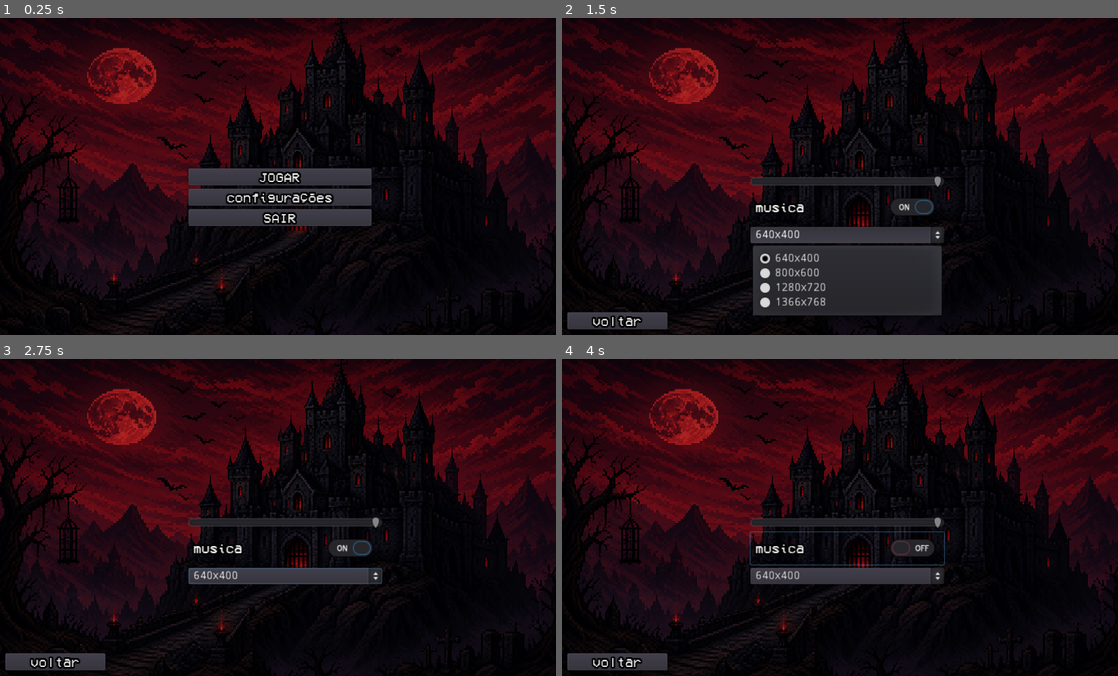
Above: before the commit, frames 1-4 (two rows, left to right).
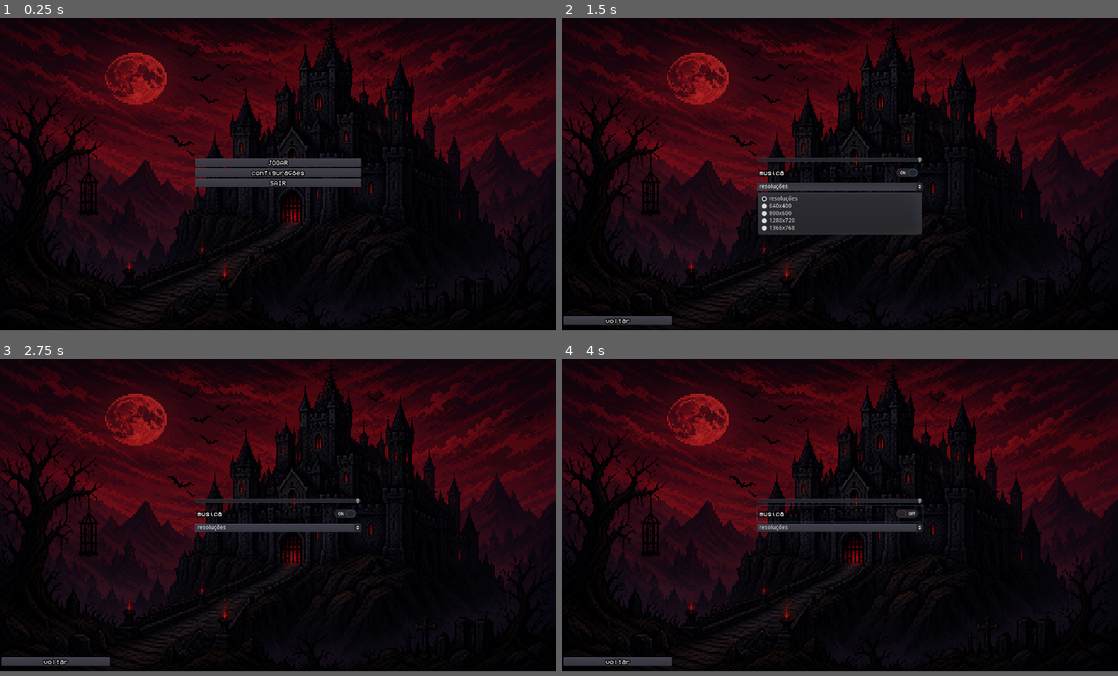
Above: after the commit, the same moments.

Repository: josepimenta545-bit/beyond-death
Game: Godot game, scene res://cenas/menu.tscn
The game is run twice, just before and just after one commit, with the same random seed, the same clock (stepped at 60 frames per second) and the same inputs.
Inputs (mouse positions are in pixels of both pictures, inside the frame that each line leads up to):
- Up to frame 1 (0.25 s): no input
- Up to frame 2 (1.5 s): click "configurações" at 0.5 s; click "640x400" (after the commit: "resoluções") at 1.25 s
- Up to frame 3 (2.75 s): click "voltar" at 2 s
- Up to frame 4 (4 s): click "musica" at 2.75 s; move the mouse to (962, 501) at 3.52 s; hold D (direita) from 3.53 s (still down); click (962, 501) at 3.67 s
In our replay, the window is 800x456 before the commit and 800x449 after it. These sizes can differ from the game's own. Grey fills any space a smaller window leaves; there, only what the larger window draws over its background counts as a difference.

The runs differ from the first frame. In frame 1, 23% of the frame differs, in the area x 0-100%, y 0-100%; in frame 2, 32%; in frame 3, 24%; in frame 4, 24%.

Commit message:
fiz umas coisinhas
basicamente organizei os scripts, exclui alguns arquivos antigos, criei uma animação de hit pro inimigo e arrumei a resolução dos menus

Diff:
--- a/cenas/configurações.tscn
+++ b/cenas/configurações.tscn
@@ -19,14 +19,13 @@
 font_data = ExtResource( 1 )
 
 [node name="configurações" type="Control"]
-anchor_left = 0.5
-anchor_top = 0.5
-anchor_right = 0.5
-anchor_bottom = 0.5
-margin_left = -683.0
-margin_top = -390.0
-margin_right = 683.0
-margin_bottom = 390.0
+anchor_top = -0.008
+anchor_right = 1.0
+anchor_bottom = 1.008
+margin_left = -1.0
+margin_top = 5.644
+margin_right = 1.0
+margin_bottom = -5.64404
 rect_pivot_offset = Vector2( -209, -73 )
 script = ExtResource( 2 )
 
@@ -35,46 +34,43 @@
 anchor_top = 0.5
 anchor_right = 0.5
 anchor_bottom = 0.5
-margin_left = -300.0
-margin_top = -94.0
-margin_right = -62.0
-margin_bottom = 6.0
+margin_left = -204.0
+margin_top = -66.5
+margin_right = 204.0
+margin_bottom = 66.5
 alignment = 1
 
 [node name="volume" type="HSlider" parent="VBoxContainer"]
-margin_top = 8.0
-margin_right = 238.0
-margin_bottom = 24.0
+margin_top = 24.0
+margin_right = 408.0
+margin_bottom = 40.0
 max_value = 1.0
 step = 0.1
 value = 1.0
 
 [node name="CheckButton" type="CheckButton" parent="VBoxContainer"]
-margin_top = 28.0
-margin_right = 238.0
-margin_bottom = 68.0
+margin_top = 44.0
+margin_right = 408.0
+margin_bottom = 84.0
 custom_fonts/font = SubResource( 3 )
 pressed = true
 text = "musica"
 
 [node name="OptionButton" type="OptionButton" parent="VBoxContainer"]
-margin_top = 72.0
-margin_right = 238.0
-margin_bottom = 92.0
-
-[node name="Camera2D" type="Camera2D" parent="VBoxContainer"]
-position = Vector2( 110, 10 )
-current = true
-zoom = Vector2( 0.5, 0.5 )
+margin_top = 88.0
+margin_right = 408.0
+margin_bottom = 108.0
 
 [node name="VBoxContainer2" type="VBoxContainer" parent="."]
-margin_left = 158.0
-margin_top = 473.0
-margin_right = 281.0
-margin_bottom = 504.0
+anchor_top = 1.0
+anchor_bottom = 1.0
+margin_left = 5.0
+margin_top = -34.0
+margin_right = 271.0
+margin_bottom = -11.0
 
 [node name="voltar" type="Button" parent="VBoxContainer2"]
-margin_right = 123.0
+margin_right = 266.0
 margin_bottom = 21.0
 custom_fonts/font = SubResource( 1 )
 text = "voltar"
@@ -82,8 +78,8 @@
 [node name="background" type="Sprite" parent="."]
 modulate = Color( 0.713726, 0.705882, 0.713726, 1 )
 show_behind_parent = true
-position = Vector2( 495, 307.5 )
-scale = Vector2( 0.504235, 0.405273 )
+position = Vector2( 679.75, 382.625 )
+scale = Vector2( 0.89544, 0.754639 )
 texture = ExtResource( 3 )
 
 [connection signal="value_changed" from="VBoxContainer/volume" to="." method="_on_volume_value_changed"]
--- a/cenas/inimigo.tscn
+++ b/cenas/inimigo.tscn
@@ -1,9 +1,10 @@
-[gd_scene load_steps=29 format=2]
+[gd_scene load_steps=38 format=2]
 
 [ext_resource path="res://scripts/inimigo.gd" type="Script" id=1]
 [ext_resource path="res://sprites/personagens/IDLE.png" type="Texture" id=2]
 [ext_resource path="res://sprites/personagens/ATTACK 1.png" type="Texture" id=3]
 [ext_resource path="res://sprites/personagens/RUN.png" type="Texture" id=4]
+[ext_resource path="res://sprites/personagens/HURT.png" type="Texture" id=5]
 
 [sub_resource type="AtlasTexture" id=17]
 atlas = ExtResource( 4 )
@@ -61,6 +62,38 @@
 atlas = ExtResource( 3 )
 region = Rect2( 480, 0, 96, 84 )
 
+[sub_resource type="AtlasTexture" id=40]
+atlas = ExtResource( 5 )
+region = Rect2( 0, 0, 96, 84 )
+
+[sub_resource type="AtlasTexture" id=41]
+atlas = ExtResource( 5 )
+region = Rect2( 96, 0, 96, 84 )
+
+[sub_resource type="AtlasTexture" id=42]
+atlas = ExtResource( 5 )
+region = Rect2( 192, 0, 96, 84 )
+
+[sub_resource type="AtlasTexture" id=43]
+atlas = ExtResource( 5 )
+region = Rect2( 288, 0, 96, 84 )
+
+[sub_resource type="AtlasTexture" id=44]
+atlas = ExtResource( 5 )
+region = Rect2( 0, 0, 96, 84 )
+
+[sub_resource type="AtlasTexture" id=45]
+atlas = ExtResource( 5 )
+region = Rect2( 96, 0, 96, 84 )
+
+[sub_resource type="AtlasTexture" id=46]
+atlas = ExtResource( 5 )
+region = Rect2( 192, 0, 96, 84 )
+
+[sub_resource type="AtlasTexture" id=47]
+atlas = ExtResource( 5 )
+region = Rect2( 288, 0, 96, 84 )
+
 [sub_resource type="AtlasTexture" id=31]
 atlas = ExtResource( 2 )
 region = Rect2( 0, 0, 96, 84 )
@@ -101,6 +134,16 @@
 "name": "atacando",
 "speed": 12.0
 }, {
+"frames": [ SubResource( 40 ), SubResource( 41 ), SubResource( 42 ), SubResource( 43 ) ],
+"loop": true,
+"name": "machucado",
+"speed": 12.0
+}, {
+"frames": [ SubResource( 44 ), SubResource( 45 ), SubResource( 46 ), SubResource( 47 ) ],
+"loop": true,
+"name": "morrendo",
+"speed": 8.0
+}, {
 "frames": [ SubResource( 31 ), SubResource( 32 ), SubResource( 33 ), SubResource( 34 ), SubResource( 35 ), SubResource( 36 ), SubResource( 37 ) ],
 "loop": true,
 "name": "parado",
@@ -121,8 +164,8 @@
 [node name="AnimatedSprite" type="AnimatedSprite" parent="."]
 position = Vector2( -1, 3 )
 frames = SubResource( 15 )
-animation = "parado"
-playing = true
+animation = "morrendo"
+frame = 2
 
 [node name="CollisionShape2D" type="CollisionShape2D" parent="."]
 position = Vector2( -1, 7 )
@@ -144,5 +187,6 @@
 [node name="posicaoB" type="Position2D" parent="."]
 position = Vector2( 538, 57 )
 
+[connection signal="animation_finished" from="AnimatedSprite" to="." method="_on_AnimatedSprite_animation_finished"]
 [connection signal="body_entered" from="Area2D" to="." method="_on_Area2D_body_entered"]
 [connection signal="body_exited" from="Area2D" to="." method="_on_Area2D_body_exited"]
--- a/cenas/menu.tscn
+++ b/cenas/menu.tscn
@@ -23,20 +23,28 @@
 font_data = ExtResource( 2 )
 
 [node name="Control" type="Control"]
-anchor_right = 1.0
-anchor_bottom = 1.0
-margin_right = -1024.0
-margin_bottom = -600.0
+anchor_left = 0.5
+anchor_top = 0.5
+anchor_right = 0.5
+anchor_bottom = 0.5
+margin_left = -684.0
+margin_top = -384.5
+margin_right = 684.0
+margin_bottom = 384.5
 script = ExtResource( 1 )
 
 [node name="VBoxContainer" type="VBoxContainer" parent="."]
-margin_left = 383.0
-margin_top = 296.0
-margin_right = 608.0
-margin_bottom = 362.0
+anchor_left = 0.5
+anchor_top = 0.5
+anchor_right = 0.5
+anchor_bottom = 0.5
+margin_left = -203.5
+margin_top = -39.0
+margin_right = 203.5
+margin_bottom = 39.0
 
 [node name="jogar" type="Button" parent="VBoxContainer"]
-margin_right = 225.0
+margin_right = 407.0
 margin_bottom = 21.0
 rect_pivot_offset = Vector2( -234, -73 )
 mouse_default_cursor_shape = 2
@@ -45,29 +53,24 @@
 
 [node name="configurações" type="Button" parent="VBoxContainer"]
 margin_top = 25.0
-margin_right = 225.0
+margin_right = 407.0
 margin_bottom = 46.0
 custom_fonts/font = SubResource( 4 )
 text = "configurações"
 
 [node name="sair" type="Button" parent="VBoxContainer"]
 margin_top = 50.0
-margin_right = 225.0
+margin_right = 407.0
 margin_bottom = 71.0
 mouse_default_cursor_shape = 2
 custom_fonts/font = SubResource( 2 )
 text = "SAIR"
 
-[node name="Camera2D" type="Camera2D" parent="VBoxContainer"]
-position = Vector2( 110, 10 )
-current = true
-zoom = Vector2( 0.5, 0.5 )
-
 [node name="background" type="Sprite" parent="."]
 modulate = Color( 0.713726, 0.705882, 0.713726, 1 )
 show_behind_parent = true
-position = Vector2( 495, 307.5 )
-scale = Vector2( 0.504235, 0.405273 )
+position = Vector2( 679.75, 382.625 )
+scale = Vector2( 0.89544, 0.754639 )
 texture = ExtResource( 3 )
 
 [node name="Tween" type="Tween" parent="."]
--- a/project.godot
+++ b/project.godot
@@ -22,7 +22,10 @@
 [display]
 
 window/size/width=1366
-window/size/height=780
+window/size/height=768
+window/size/fullscreen=true
+window/size/test_width=1366
+window/size/test_height=768
 window/stretch/mode="viewport"
 window/stretch/aspect="expand"
 
--- a/scripts/configurações.gd
+++ b/scripts/configurações.gd
@@ -32,13 +32,12 @@
 
 #bglh da resolução
 func adicionar_itens():
+	optionbutton.add_item("resoluções")
 	optionbutton.add_item("640x400")
 	optionbutton.add_item("800x600")
 	optionbutton.add_item("1280x720")
 	optionbutton.add_item("1366x768 ",-1)
 
-
-
 func _on_OptionButton_item_selected(index):
 	var selecao = resolucoes[index]
 	print(index)
--- a/scripts/enemyhitbox.gd
+++ /dev/null
@@ -1,8 +0,0 @@
-extends Area2D
-
-func _ready():
-	connect("body_entered", self, "_on_body_entered")
-
-func _on_body_entered(body):
-	if body.is_in_group("player"):
-		body.take_damage(10)
--- a/scripts/inimigo.gd
+++ b/scripts/inimigo.gd
@@ -1,26 +1,32 @@
 extends KinematicBody2D
 #variaveis
+
+#nós
 onready var raycast = $RayCast2D
 onready var posicaoA_node = $posicaoA
 onready var posicaoB_node = $posicaoB
 onready var sprite = $AnimatedSprite
 export var velocidade = 110
 export var pulo = -200
+
+#movimento/posição
 var player
 export var gravidade = 800
 var vetor = Vector2.ZERO
 var UP = Vector2(0, -1)
 var cone_visao = 360
 var direcao_visao = Vector2.RIGHT
+
+#outros bglh ai
 var indo_AB = true
 var pode_perseguir
 export var vida_cheia = 40
 var vida = vida_cheia
-
+var tomando_dano = false
 var posicaoA: Vector2
 var posicaoB: Vector2
 
-#pegar o nó do jogador
+#pegar o nó do jogador e posições de patrulha
 func _ready():
 	add_to_group("inimigo")
 	player = get_tree().get_nodes_in_group("player")[0]
@@ -28,11 +34,11 @@
 	posicaoB = posicaoB_node.global_position
 
 #movimento do inimigo
-#visao
 func _physics_process(delta):
 	vetor.y += gravidade * delta
 	var direcao = Vector2.ZERO
 	pode_perseguir = perseguicao()
+	#movimento da perseguição
 	if pode_perseguir:
 		var inimigo_pos = global_position
 		var player_pos = player.global_position
@@ -42,6 +48,7 @@
 		if distancia.length() <= 30:
 			vetor.x = 0
 			direcao.x = 0
+	#movimento da patrulha
 	else:
 		var inimigo_pos = global_position
 		if indo_AB == true:
@@ -59,17 +66,18 @@
 				indo_AB = true
 				print(indo_AB)
 
-		#animações
-	if direcao.x < 0:
-		sprite.play("andar")
-		sprite.flip_h = true
-		direcao_visao = Vector2.LEFT
-	elif direcao.x > 0:
-		sprite.flip_h = false
-		sprite.play("andar")
-		direcao_visao = Vector2.RIGHT
-	else:
-		sprite.play("parado")
+	#animações
+	if not tomando_dano:
+		if direcao.x < 0:
+			sprite.play("andar")
+			sprite.flip_h = true
+			direcao_visao = Vector2.LEFT
+		elif direcao.x > 0:
+			sprite.flip_h = false
+			sprite.play("andar")
+			direcao_visao = Vector2.RIGHT
+		else:
+			sprite.play("parado")
 
 	vetor = move_and_slide(vetor, UP)
 
@@ -87,6 +95,7 @@
 	if jogador_alcance == false:
 		return false
 
+	#movimento do inimigo
 	var inimigo_pos = global_position
 	var player_pos = player.global_position
 	var direcao = player_pos - inimigo_pos
@@ -96,6 +105,7 @@
 	if angulo >= deg2rad(cone_visao / 2.0):
 		return false
 
+	#raio de visão do inimigo
 	raycast.cast_to = direcao
 	raycast.force_raycast_update()
 	var colidiu = raycast.is_colliding()
@@ -114,12 +124,21 @@
 		return
 	vida -= dano_ataque
 	vida = clamp(vida, 0, vida_cheia)
+	if vida > 0:
+		tomando_dano = true
+		sprite.play("machucado")
 	if vida <= 0:
 		morte()
 
+#função de morte
 func morte():
 	morto = true
 	set_physics_process(false)
 	sprite.play("morrendo")#aq é pra quando adicionar uma animaçao de morte
 	yield(sprite, "animation_finished")#aq tbm
 	queue_free()
+
+#termina animação de levar dano
+func _on_AnimatedSprite_animation_finished():
+	if sprite.animation == "machucado":
+		tomando_dano = false
--- a/scripts/main.gd
+++ b/scripts/main.gd
@@ -3,10 +3,12 @@
 onready var player = $player
 onready var vida = $HUD/vida
 
+#desenha a vida na tela e para a musica do menu
 func _ready():
 	player.connect("vida_alterada", self, "_on_player_health_changed")
 	vida.text = "Vida: %d" % player.vida
 	Musicaglobal.stop()
 
+#função pra atualizar a vida do jogador
 func _on_player_health_changed(vida_nova):
 	vida.text = "Vida: %d" % vida_nova
--- a/scripts/menu.gd
+++ b/scripts/menu.gd
@@ -8,6 +8,6 @@
 func _on_sair_pressed():
 	get_tree().quit()
 
-
+#configurações
 func _on_configuraes_pressed():
 	get_tree().change_scene("res://cenas/configurações.tscn")
--- a/scripts/player.gd
+++ b/scripts/player.gd
@@ -2,11 +2,15 @@
 
 #variaveis
 onready var sprite = $AnimatedSprite #serve pra fazer as animações mais pra frente
+
+#movimento
 export var speed = 110
 var gravidade = 800
 export var velocidade_pulo = -350
 var velocidade = Vector2.ZERO
 const UP = Vector2(0, -1)
+
+#combate e vida
 var ataque = true
 export var cooldown_ataque = 0.5
 var atacando = false
--- a/scripts/playerhitbox.gd
+++ /dev/null
@@ -1 +0,0 @@
-extends Area2D
